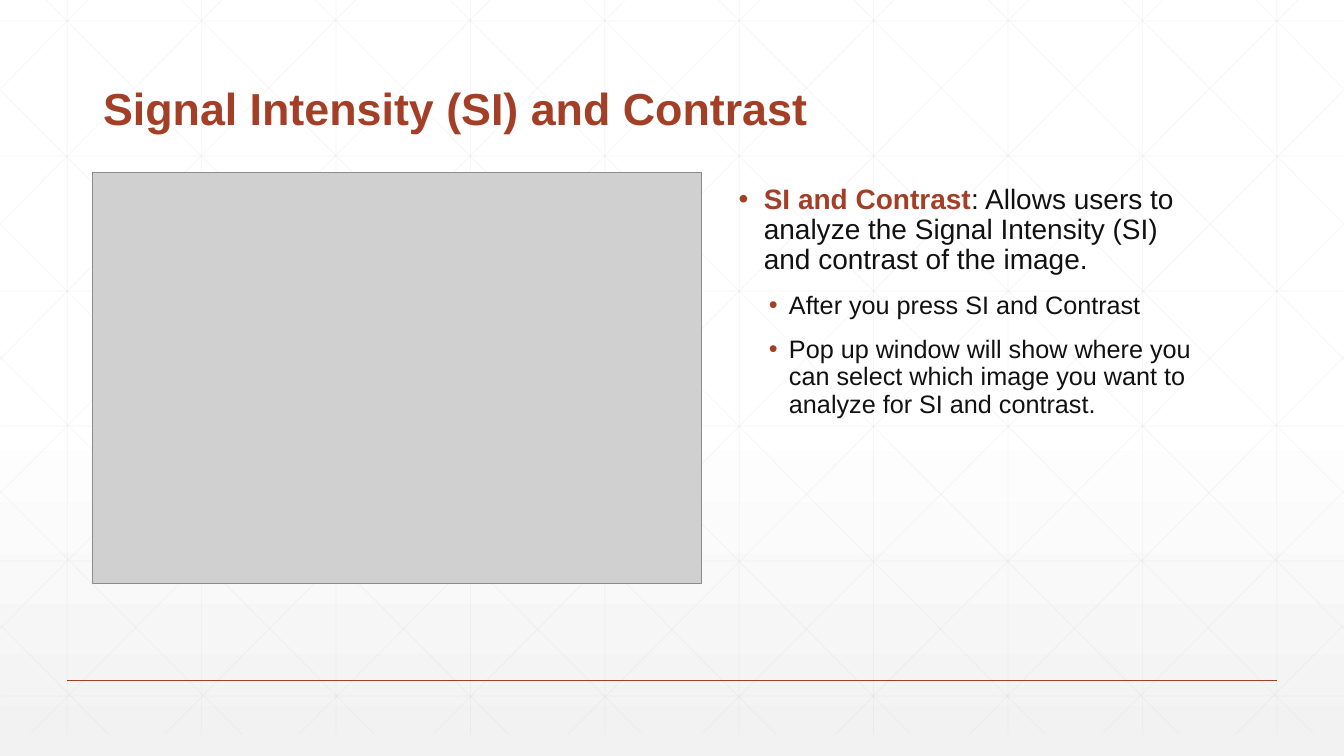
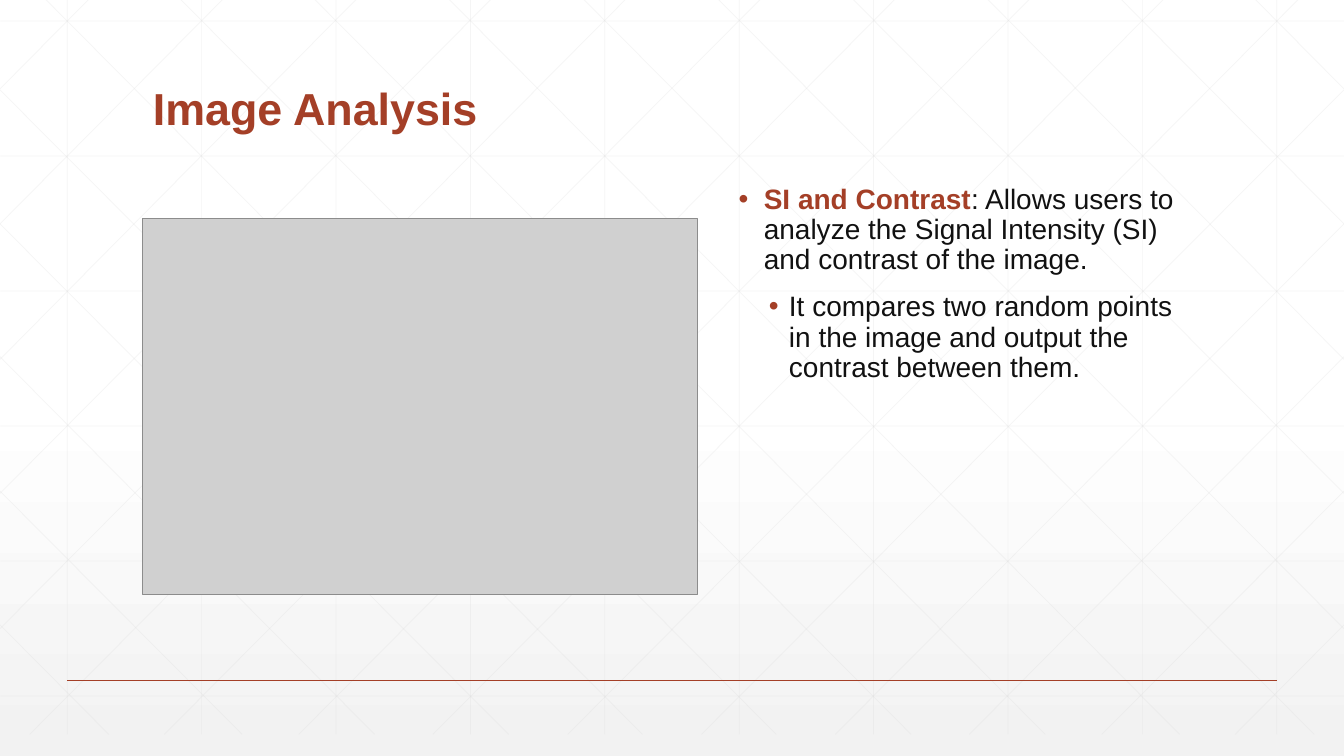
Before and after one commit to IlianaCh/VirtualCTScanner, a slide deck: slide 13 of Virtual CT Scanner.pptx. Drawn at 1344x756 pixels with LibreOffice and Linux fonts; fonts in the diff are those of the drawing; grey boxes stand for pictures. Boxes give left, top, right and bottom in pixels: in the first picture for what was removed or moved away, otherwise in the second. Text is boxed around its words. In the diff, an @@ line names an element or a change of style, - is before the commit and + after.

Commit message:
Updated ppt w/ my recordings
Click on the Record tab at the top -> click on the slide you want to start recording from -> click on "Record" and "From Current Slide...".
I recommend making separate recordings for each slide.

```diff
--- a/Virtual CT Scanner.pptx
+++ b/Virtual CT Scanner.pptx
@@ title at (x1=153, y1=92, x2=477, y2=134): text changed @@
-Signal Intensity (SI) and Contrast
+Image Analysis
@@ picture resized from (x1=93, y1=172, x2=702, y2=584) to (x1=143, y1=219, x2=698, y2=595) @@
@@ text at (x1=789, y1=295, x2=1172, y2=378): text changed; size 18 to 20 pt @@
-  • After you press SI and Contrast
-  • Pop up window will show where you can select which image you want to analyze for SI and contrast.
+  • It compares two random points in the image and output the contrast between them.
```
Also in this commit, not shown: 11 other slides changed, 1 slide removed.
